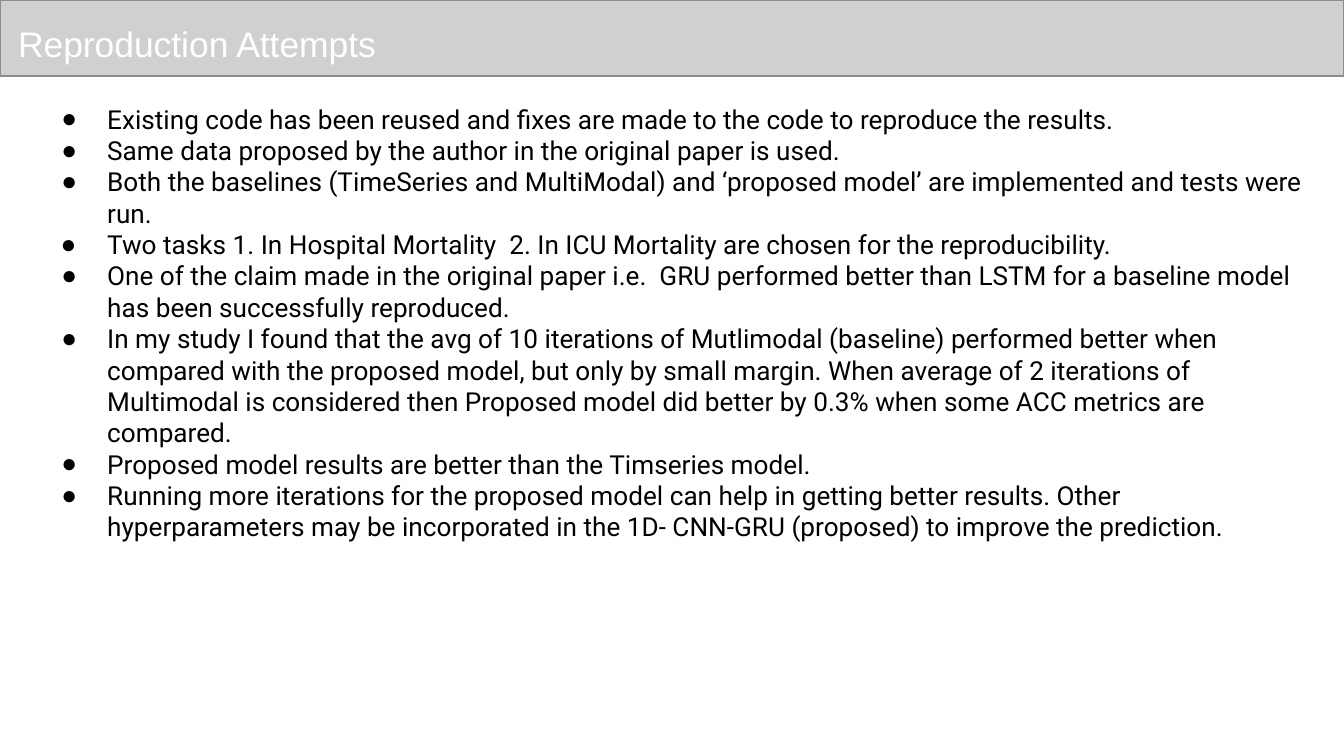
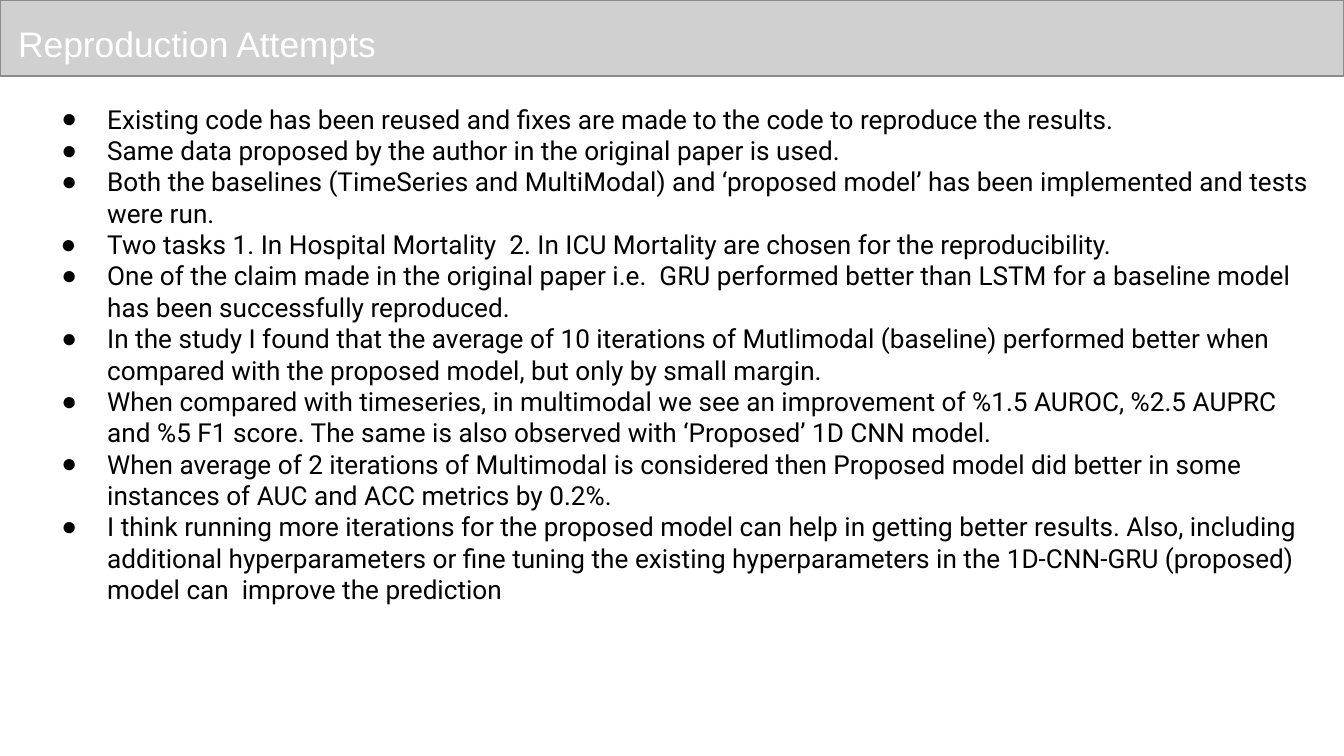
Before and after one commit to sasanka-pusapati/DLHProject, a slide deck: slide 6 of DLH-Team 102-Paper186.pptx. Drawn at 1344x756 pixels with LibreOffice and Linux fonts; fonts in the diff are those of the drawing; grey boxes stand for pictures. Boxes give left, top, right and bottom in pixels: in the first picture for what was removed or moved away, otherwise in the second. Text is boxed around its words. In the diff, an @@ line names an element or a change of style, - is before the commit and + after.

Commit message:
Updated the PPT

```diff
--- a/DLH-Team 102-Paper186.pptx
+++ b/DLH-Team 102-Paper186.pptx
@@ text at [107,170,1307,224]: text changed @@
-● Both the baselines (TimeSeries and MultiModal) and ‘proposed model’ are implemented and tests were run.
+● Both the baselines (TimeSeries and MultiModal) and ‘proposed model’ has been implemented and tests were run.
@@ text at [107,327,1295,605]: text changed @@
-● In my study I found that the avg of 10 iterations of Mutlimodal (baseline) performed better when compared with the proposed model, but only by small margin. When average of 2 iterations of Multimodal is considered then Proposed model did better by 0.3% when some ACC metrics are compared.
-● Proposed model results are better than the Timseries model.
-● Running more iterations for the proposed model can help in getting better results. Other hyperparameters may be incorporated in the 1D- CNN-GRU (proposed) to improve the prediction.
+● In the study I found that the average of 10 iterations of Mutlimodal (baseline) performed better when compared with the proposed model, but only by small margin.
+● When compared with timeseries, in multimodal we see an improvement of %1.5 AUROC, %2.5 AUPRC and %5 F1 score. The same is also observed with ‘Proposed’ 1D CNN model.
+● When average of 2 iterations of Multimodal is considered then Proposed model did better in some instances of AUC and ACC metrics by 0.2%.
+● I think running more iterations for the proposed model can help in getting better results. Also, including additional hyperparameters or fine tuning the existing hyperparameters in the 1D-CNN-GRU (proposed) model can improve the prediction
```
Also in this commit, not shown: 3 other slides changed.
